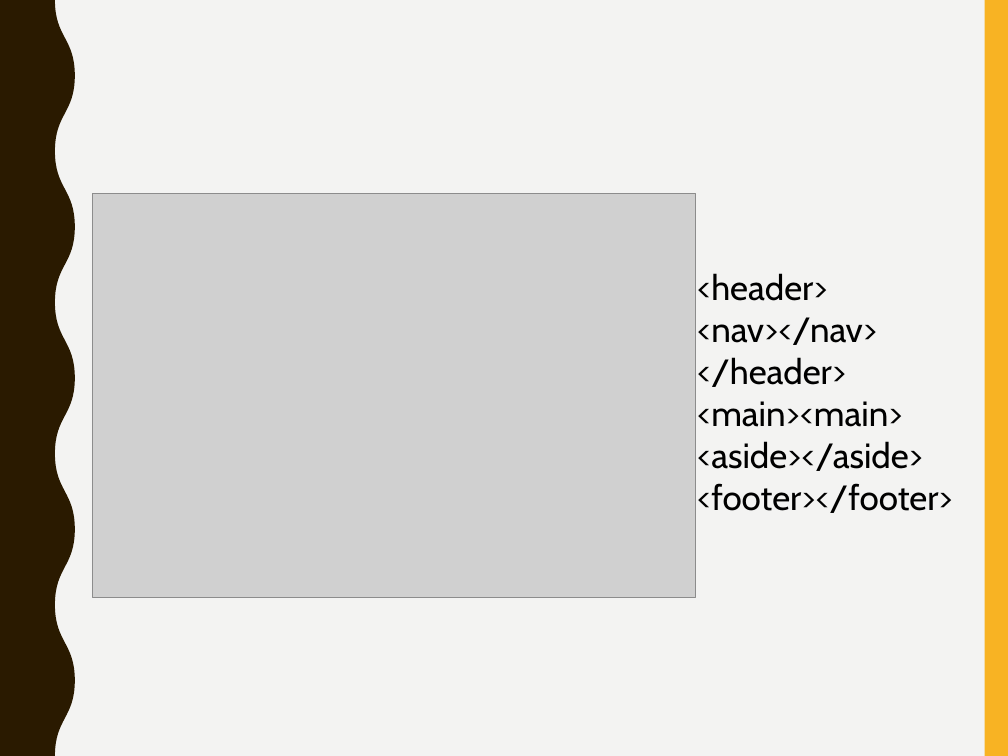
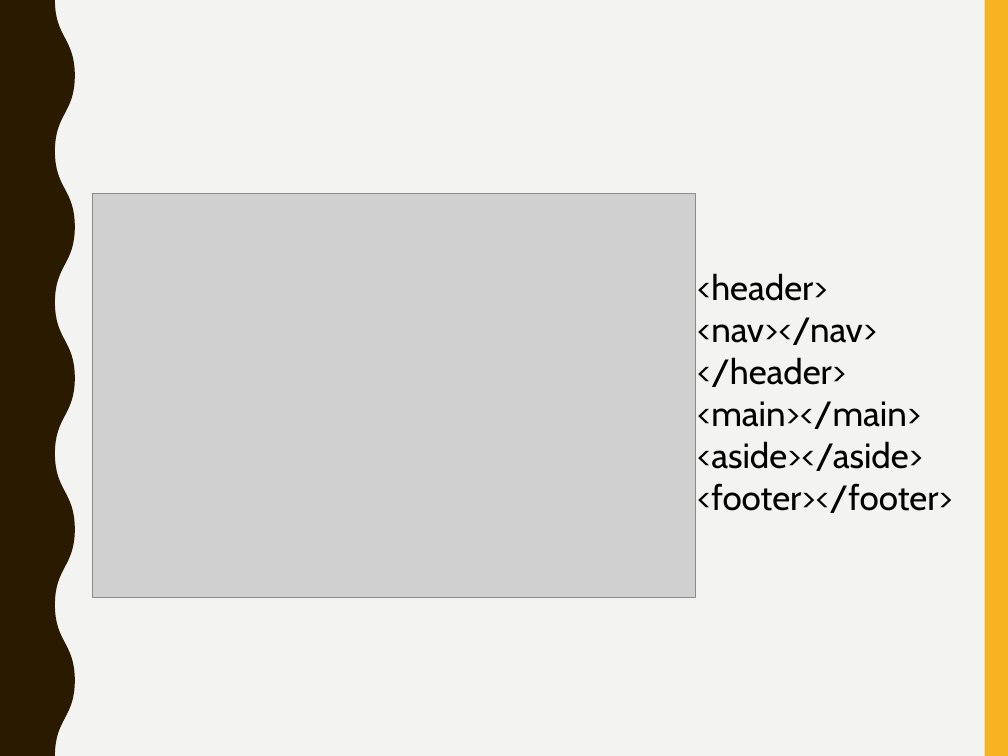
Before and after one commit to witwebdev1/tutor-webdev1, a slide deck: slide 17 of topic-08-Layout-2/talk-1/talk-1.pptx (slide 16 before the commit). Drawn at 1008x756 pixels with LibreOffice and Linux fonts; fonts in the diff are those of the drawing; grey boxes stand for pictures. Boxes give left, top, right and bottom in pixels: in the first picture for what was removed or moved away, otherwise in the second. Text is boxed around its words. In the diff, an @@ line names an element or a change of style, - is before the commit and + after.

```diff
--- a/topic-08-Layout-2/talk-1/talk-1.pptx
+++ b/topic-08-Layout-2/talk-1/talk-1.pptx
@@ text at (697,401,921,429): text changed @@
-<main><main>
+<main></main>
```
Also in this commit, not shown: 3 other slides changed, 1 slide added, 1 other file.
